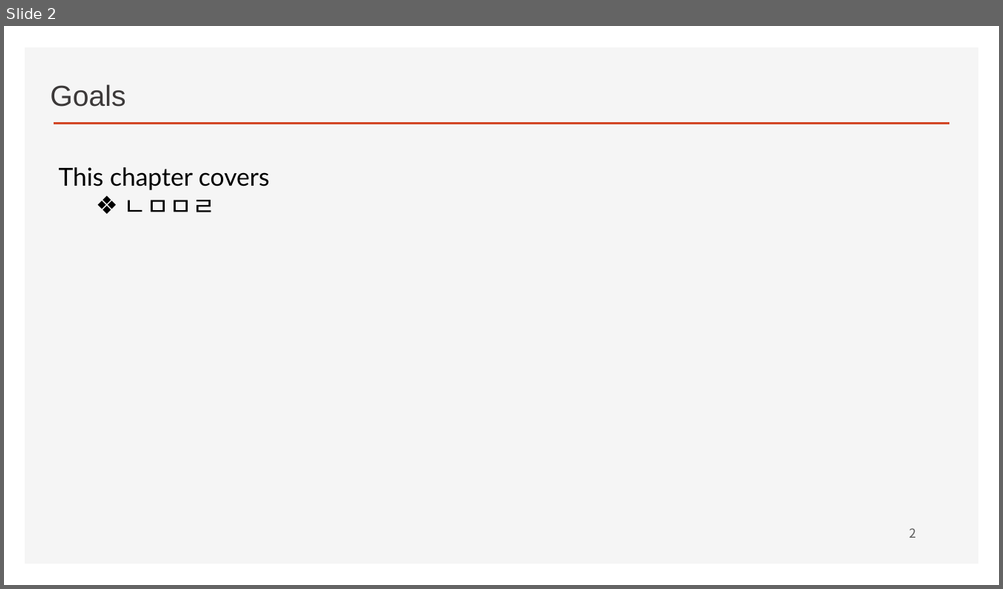
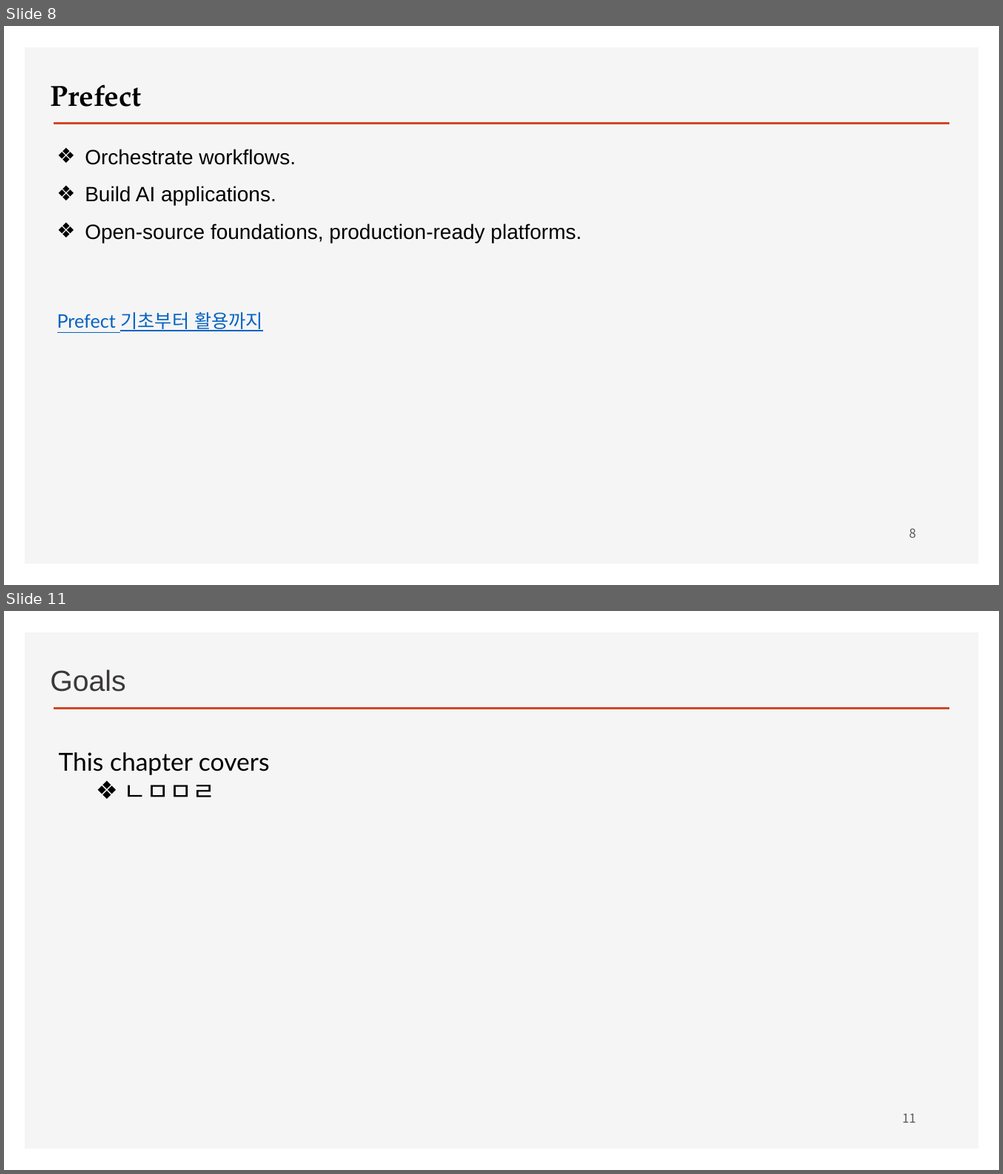
Before and after one commit to ancestor9/2026_Fall_Workflow-with-AI-Agent, a slide deck: 01_Workflow with AI Agent.pptx. Shown one above the other, each under a label of ours: slide 2 before the commit, slides 8 and 11 after it; the slides between them are not shown. The pictures are 1003x589 and 1003x1174 pixels, drawn with LibreOffice and Linux fonts; fonts in the diff are those of the drawing; background and template pictures are left out. Boxes give left, top, right and bottom in pixels: in the first picture for what was removed or moved away, otherwise in the second. Text is boxed around its words. In the diff, an @@ line names an element or a change of style, - is before the commit and + after.

```diff
--- a/01_Workflow with AI Agent.pptx
+++ b/01_Workflow with AI Agent.pptx
@@ slide 8 added at <box>4,26,999,585</box>, background #FFFFFF; not listed: 2 template elements that a slide beside it also shows @@
@@ text added at <box>50,84,141,107</box>, 28 pt, text #000000, bold @@
+Prefect
@@ text added at <box>85,149,581,243</box>, 20 pt, text #000000 @@
+❖ Orchestrate workflows.
+❖ Build AI applications.
+❖ Open-source foundations, production-ready platforms.
@@ text added at <box>57,312,263,332</box>, 18 pt, text #0563C1, underline @@
+Prefect 기초부터 활용까지
@@ page number added at <box>909,528,916,538</box>, 12 pt, text #595959 @@
+8
@@ what was slide 2 is now slide 11 @@
@@ page number at <box>902,1113,916,1123</box>: text changed @@
-2
+11
```
Also in this commit, not shown: 1 slide changed, 8 other slides added.
